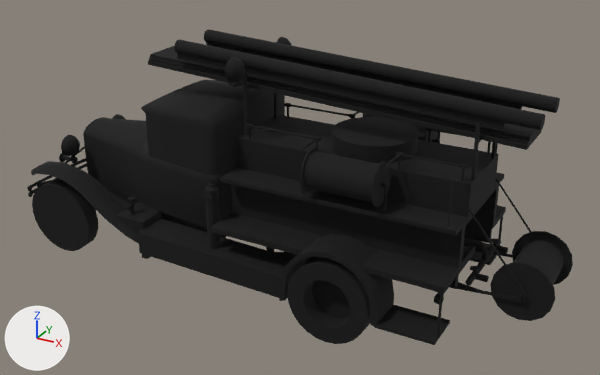
The OBJ model portfolio/Portal/assets/gaz-aa_fire.obj as it was, and as the next commit left it.
Both versions are drawn from a 50 mm camera at (1.82, -2.75, 1.78) aimed at (0.3, 0.0, 0.41). Arrows for +X, +Y and +Z are at lower left; the lights stay in place. Where no turn or scale is listed for an object, it has been applied to the vertices.

Names of what the first picture shows: 'gaz-aa_fire'.
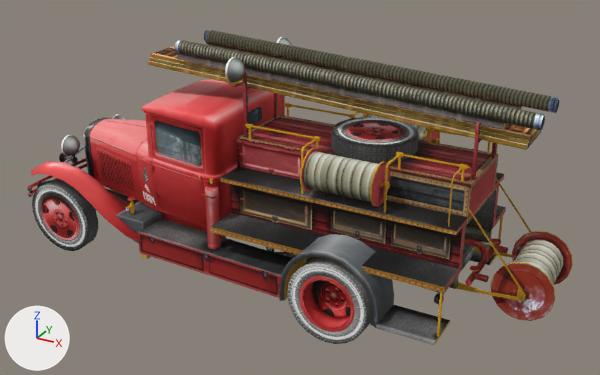
Boxes [x1, y1, x2, y2] around the edits, measured in the pictures (600 x 375 px):
part 1 of me_gaz_aa_fire, recoloured
    both: [148, 46, 563, 293]
part 2 of me_gaz_aa_fire, recoloured
    both: [116, 29, 573, 345]
part 3 of me_gaz_aa_fire, recoloured (black to red)
    both: [31, 37, 292, 244]
part 4 of me_gaz_aa_fire, recoloured
    both: [27, 158, 492, 305]
part 5 of me_gaz_aa_fire, recoloured
    both: [32, 117, 419, 344]
part 6 of me_gaz_aa_fire, recoloured (black to red)
    both: [83, 80, 285, 228]

Patch to the scene script:
```diff
--- a/portfolio/Portal/assets/gaz-aa_fire.obj.py
+++ b/portfolio/Portal/assets/gaz-aa_fire.obj.py
@@ img_gaz_aa_fire_cabin_jpg @@
+img_gaz_aa_fire_cabin_jpg = load_image('gaz-aa_fire_cabin.jpg', 'gaz-aa_fire_cabin.jpg', 1024, 1024, 'sRGB')
@@ img_gaz_aa_fire_wing_jpg @@
+img_gaz_aa_fire_wing_jpg = load_image('gaz-aa_fire_wing.jpg', 'gaz-aa_fire_wing.jpg', 1024, 1024, 'sRGB')
@@ img_gaz_aa_fire_detail_jpg @@
+img_gaz_aa_fire_detail_jpg = load_image('gaz-aa_fire_detail.jpg', 'gaz-aa_fire_detail.jpg', 1024, 1024, 'sRGB')
@@ img_gaz_aa_fire_engine_jpg @@
+img_gaz_aa_fire_engine_jpg = load_image('gaz-aa_fire_engine.jpg', 'gaz-aa_fire_engine.jpg', 1024, 1024, 'sRGB')
@@ img_gaz_aa_fire_frame_jpg @@
+img_gaz_aa_fire_frame_jpg = load_image('gaz-aa_fire_frame.jpg', 'gaz-aa_fire_frame.jpg', 1024, 1024, 'sRGB')
@@ img_gaz_aa_fire_wheel_jpg @@
+img_gaz_aa_fire_wheel_jpg = load_image('gaz-aa_fire_wheel.jpg', 'gaz-aa_fire_wheel.jpg', 1024, 1024, 'sRGB')
@@ mat_material__61 @@
+mat_material__61 = principled_material('Material__61')
+mat_material__61.texture = img_gaz_aa_fire_cabin_jpg
+mat_material__61.roughness = 0.9
@@ mat_material__66 @@
+mat_material__66 = principled_material('Material__66')
+mat_material__66.texture = img_gaz_aa_fire_wing_jpg
+mat_material__66.roughness = 0.9
@@ mat_material__62 @@
+mat_material__62 = principled_material('Material__62')
+mat_material__62.texture = img_gaz_aa_fire_detail_jpg
+mat_material__62.roughness = 0.9
@@ mat_material__63 @@
+mat_material__63 = principled_material('Material__63')
+mat_material__63.texture = img_gaz_aa_fire_engine_jpg
+mat_material__63.roughness = 0.9
@@ mat_material__64 @@
+mat_material__64 = principled_material('Material__64')
+mat_material__64.texture = img_gaz_aa_fire_frame_jpg
+mat_material__64.roughness = 0.9
@@ mat_material__65 @@
+mat_material__65 = principled_material('Material__65')
+mat_material__65.texture = img_gaz_aa_fire_wheel_jpg
+mat_material__65.roughness = 0.9
@@ me_gaz_aa_fire @@
 me_gaz_aa_fire.from_pydata(...)  # 4010 vertices, 2521 faces; spans x -0.96..1.39, y -0.41..0.41, z 0.0..0.99
 # used by ob_gaz_aa_fire; location = (0.0, 0.0, 0.0)
+# me_gaz_aa_fire part 1: all 167 faces that had it switch from mat_material__51 (black #000000) to mat_material__63 (picture img_gaz_aa_fire_engine_jpg)
+# me_gaz_aa_fire part 2: all 821 faces that had it switch from mat_material__50 (black #000000) to mat_material__62 (picture img_gaz_aa_fire_detail_jpg)
+# me_gaz_aa_fire part 3: all 538 faces that had it switch from mat_material__54 (black #000000) to mat_material__66 (picture img_gaz_aa_fire_wing_jpg)
+# me_gaz_aa_fire part 4: all 553 faces that had it switch from mat_material__52 (black #000000) to mat_material__64 (picture img_gaz_aa_fire_frame_jpg)
+# me_gaz_aa_fire part 5: all 173 faces that had it switch from mat_material__53 (black #000000) to mat_material__65 (picture img_gaz_aa_fire_wheel_jpg)
+# me_gaz_aa_fire part 6: all 269 faces that had it switch from mat_material__49 (black #000000) to mat_material__61 (picture img_gaz_aa_fire_cabin_jpg)
```
